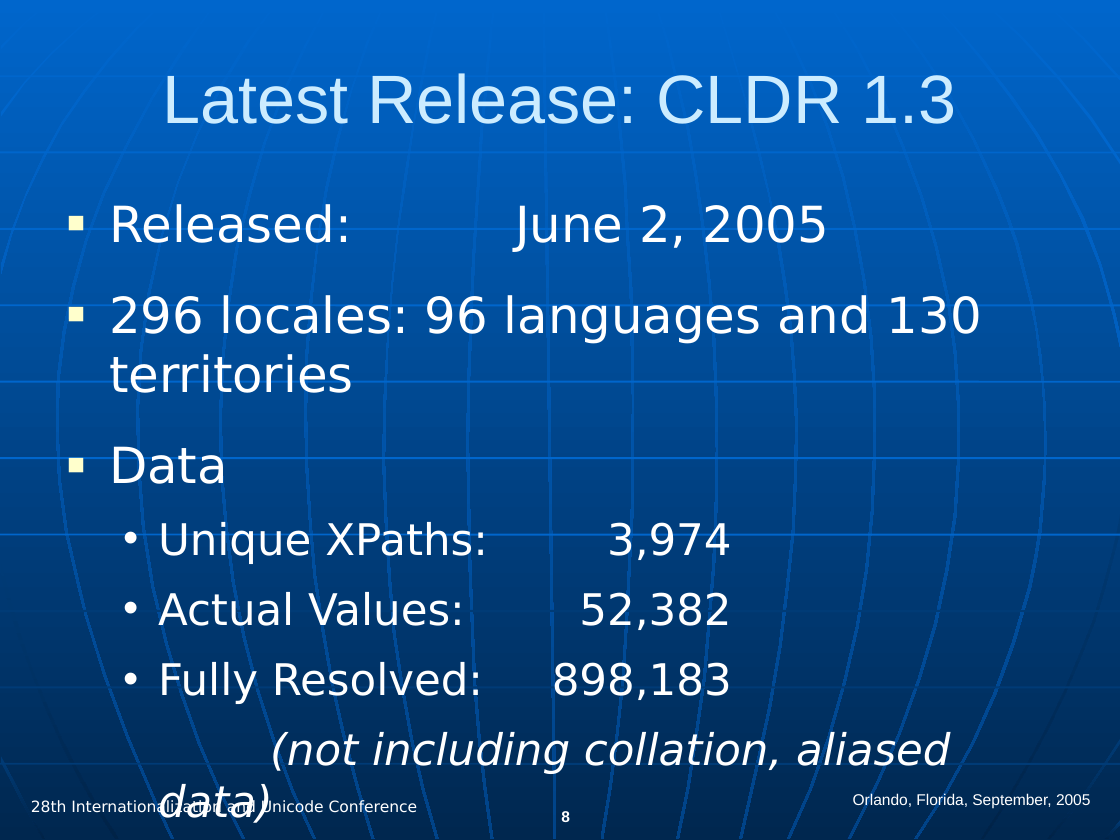
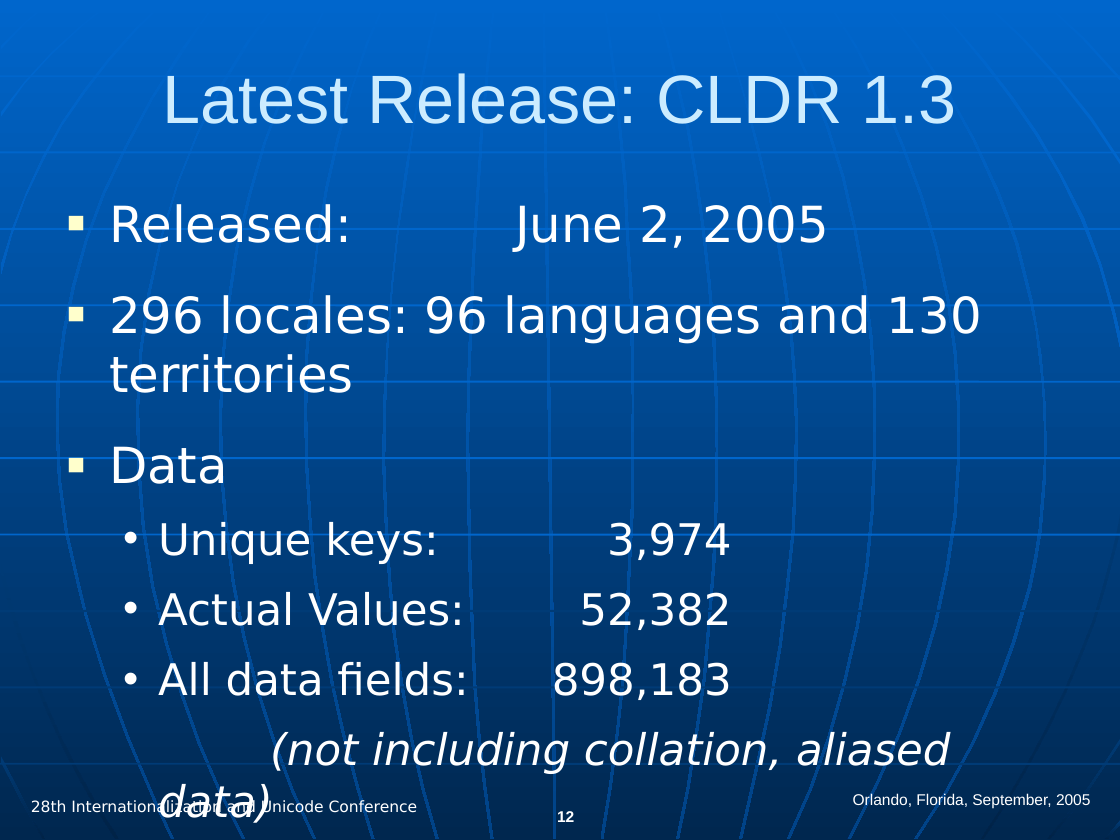
Before and after one commit to hanikesn/cldr, a slide deck: slide 12 of docs/presentations/cldr_overview.ppt (slide 8 before the commit). Drawn at 1120x840 pixels with LibreOffice and Linux fonts; fonts in the diff are those of the drawing. Boxes give left, top, right and bottom in pixels: in the first picture for what was removed or moved away, otherwise in the second. Text is boxed around its words. In the diff, an @@ line names an element or a change of style, - is before the commit and + after.

```diff
--- a/docs/presentations/cldr_overview.ppt
+++ b/docs/presentations/cldr_overview.ppt
@@ text at [158, 520, 732, 564]: text changed @@
-  • Unique XPaths: 3,974
+  • Unique keys: 3,974
@@ text at [158, 660, 732, 705]: text changed @@
-  • Fully Resolved: 898,183
+  • All data fields: 898,183
@@ page number at [557, 811, 574, 822]: text changed @@
-8
+12
```
Also in this commit, not shown: 15 other slides changed, 2 slides added, 6 slides removed.
